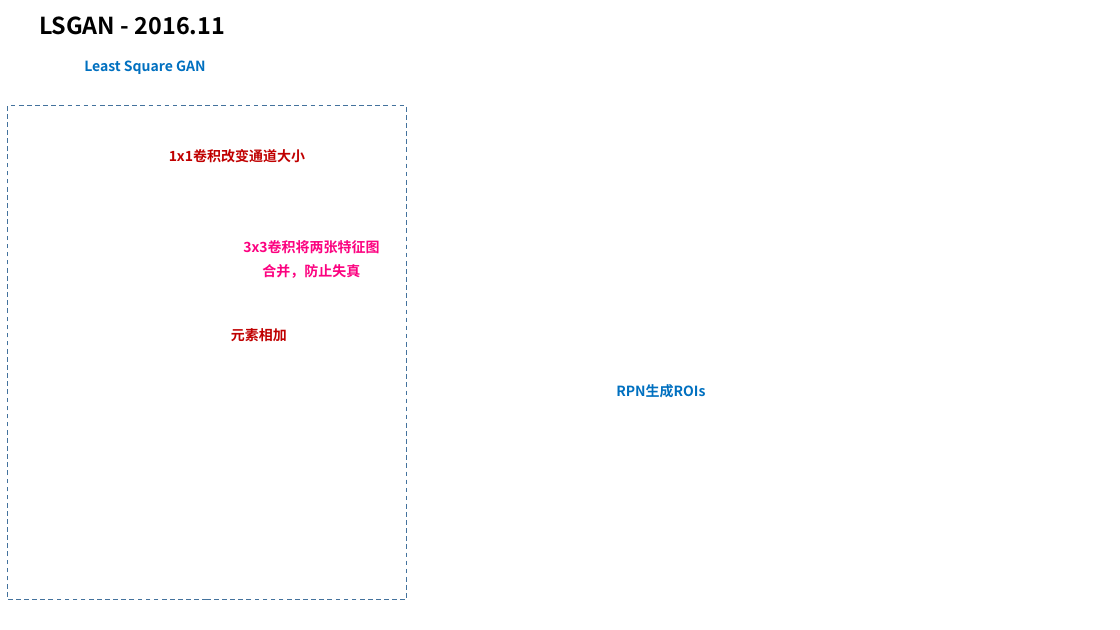
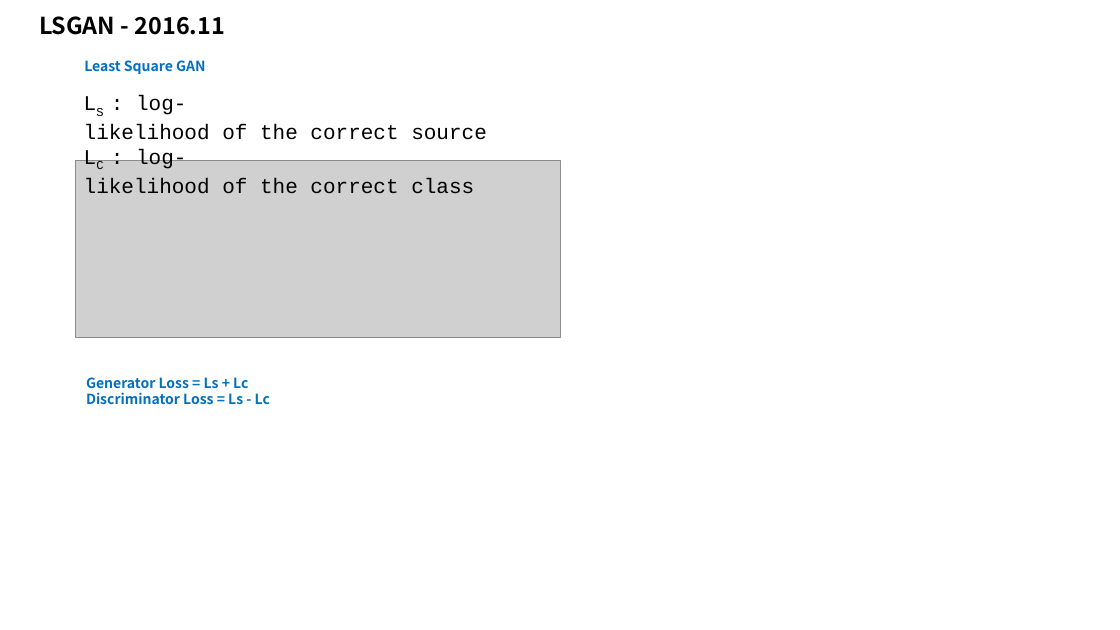
Before and after one commit to taylorguo/GAN_Understanding_Practicing, a slide deck: slide 22 of GAN_Understanding/GANunderstanding.pptx. Drawn at 1120x630 pixels with LibreOffice and Linux fonts; fonts in the diff are those of the drawing; grey boxes stand for pictures. Boxes give left, top, right and bottom in pixels: in the first picture for what was removed or moved away, otherwise in the second. Text is boxed around its words. In the diff, an @@ line names an element or a change of style, - is before the commit and + after.

```diff
--- a/GAN_Understanding/GANunderstanding.pptx
+++ b/GAN_Understanding/GANunderstanding.pptx
@@ rectangle removed at (x1=8, y1=106, x2=407, y2=600) @@
@@ text added at (x1=84, y1=95, x2=487, y2=194), 18 pt, text #000000 @@
+LS : log-likelihood of the correct source
+LC : log-likelihood of the correct class
@@ text removed at (x1=169, y1=149, x2=305, y2=163) @@
-1x1卷积改变通道大小
@@ picture added at (x1=76, y1=160, x2=561, y2=337) @@
@@ text removed at (x1=262, y1=264, x2=360, y2=278) @@
-3x3卷积将两张特征图合并，防止失真
@@ text removed at (x1=231, y1=328, x2=287, y2=341) @@
-元素相加
@@ text added at (x1=86, y1=377, x2=270, y2=405), 12 pt, text #0070C0, bold @@
+Generator Loss = Ls + Lc
+Discriminator Loss = Ls - Lc
@@ text removed at (x1=616, y1=384, x2=705, y2=397) @@
-RPN生成ROIs
```
